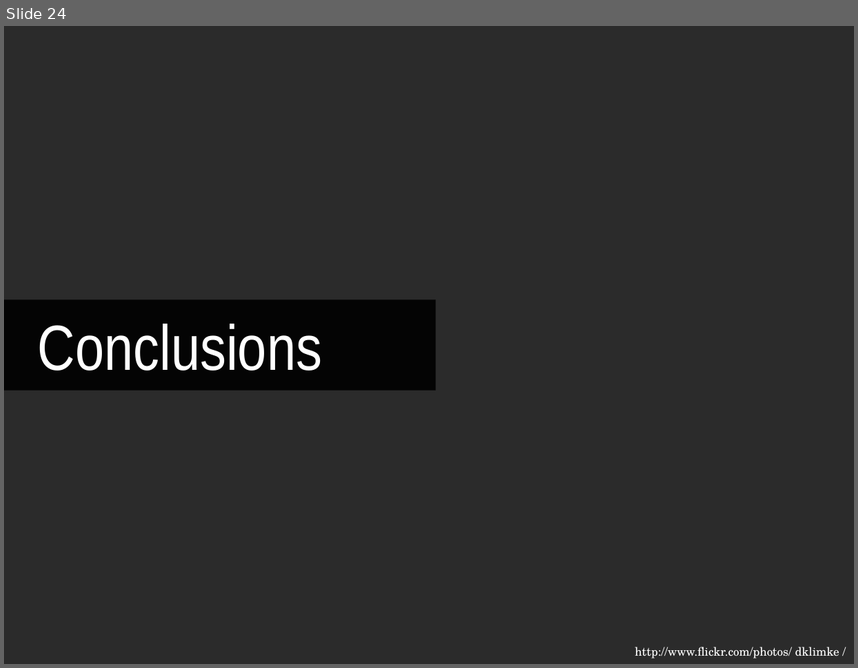
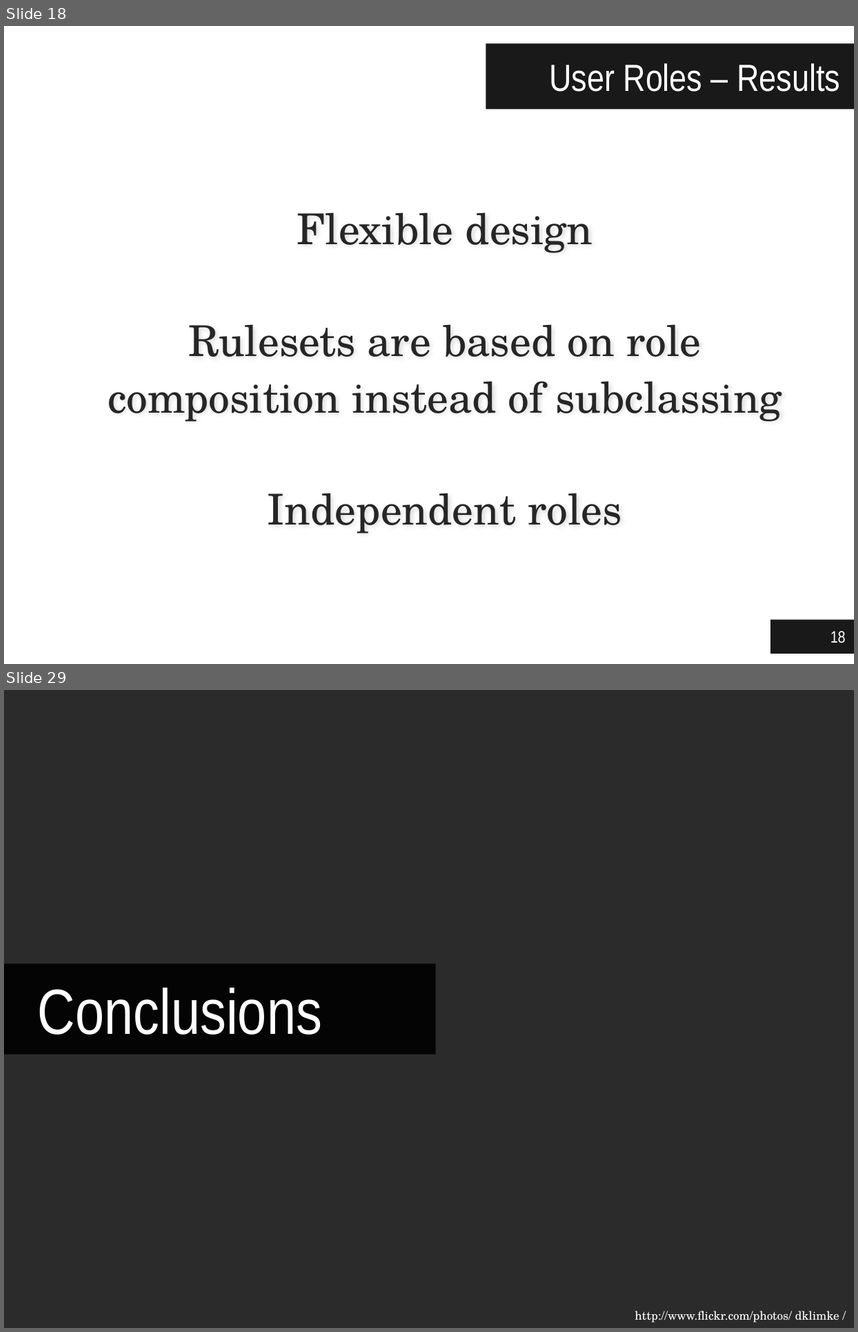
Before and after one commit to jgradim/thesis, a slide deck: presentations/jgradim-presentation.pptx. Shown one above the other, each under a label of ours: slide 24 before the commit, slides 18 and 29 after it; the slides between them are not shown. The pictures are 858x668 and 858x1332 pixels, drawn with LibreOffice and Linux fonts; fonts in the diff are those of the drawing; background and template pictures are left out; a plain dark background stands for a picture behind light text. Boxes give left, top, right and bottom in pixels: in the first picture for what was removed or moved away, otherwise in the second. Text is boxed around its words. In the diff, an @@ line names an element or a change of style, - is before the commit and + after.

```diff
--- a/presentations/jgradim-presentation.pptx
+++ b/presentations/jgradim-presentation.pptx
@@ slide 18 added at bbox=[4, 26, 854, 664], background #FFFFFF @@
@@ title added at bbox=[486, 44, 854, 109], fill #000000 at 90% opacity, 32 pt, text #FFFFFF @@
+User Roles – Results
@@ text added at bbox=[107, 212, 782, 533], 36 pt, text #262626 @@
+Flexible design
+Rulesets are based on role composition instead of subclassing
+Independent roles
@@ page number added at bbox=[771, 619, 854, 653], fill #000000 at 90% opacity, 14 pt, text #FFFFFF @@
+18
@@ what was slide 24 is now slide 29 @@
```
Also in this commit, not shown: 23 slides changed, 6 other slides added, 2 slides removed.
